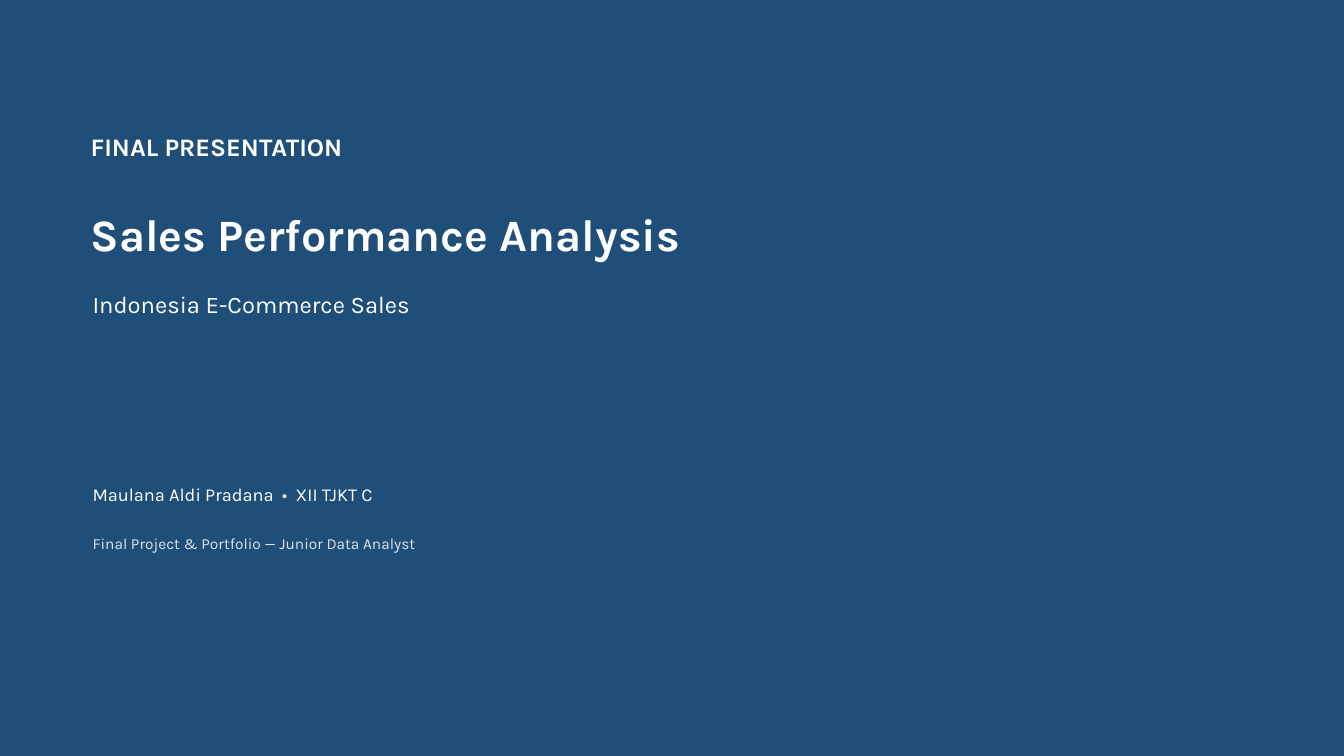
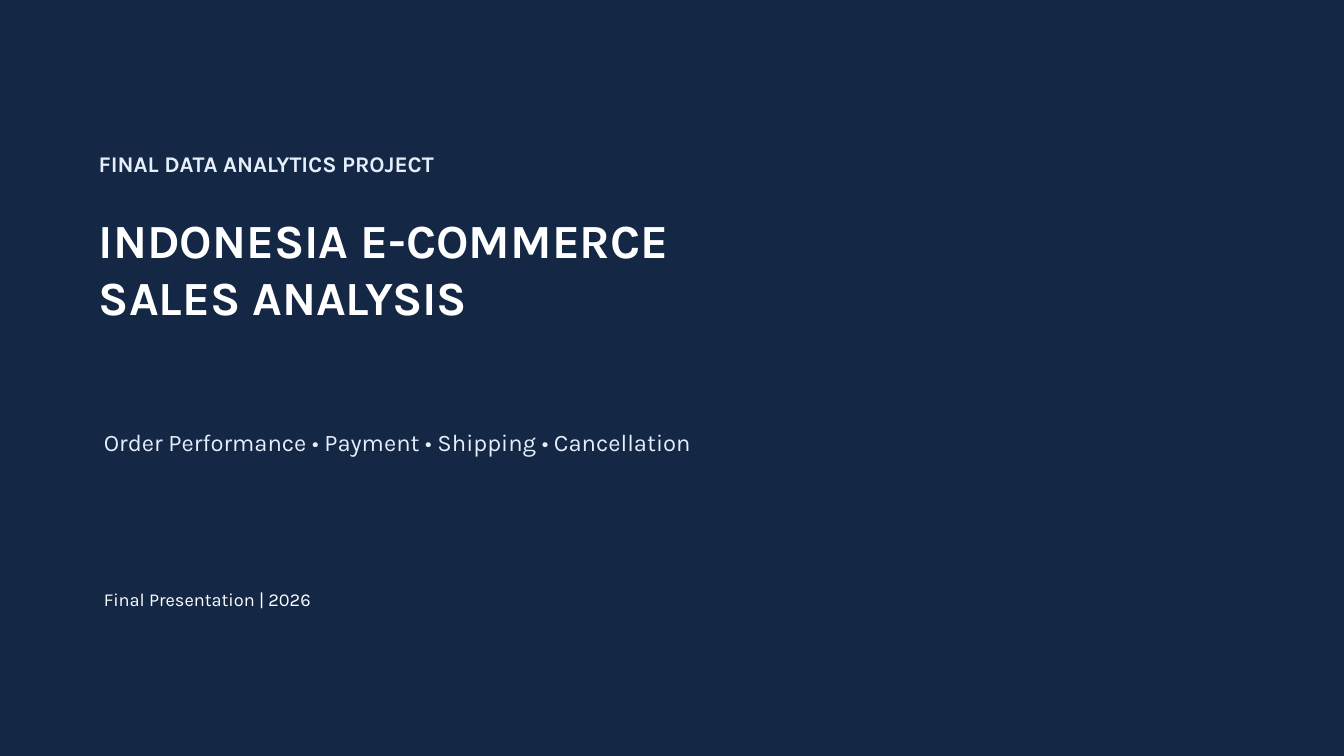
Before and after one commit to Maulana-Devops/Data-Analyst, a slide deck: slide 1 of docs/Final Project/08_Presentation/Final_Presentation.pptx. Drawn at 1344x756 pixels with LibreOffice and Linux fonts; fonts in the diff are those of the drawing. Boxes give left, top, right and bottom in pixels: in the first picture for what was removed or moved away, otherwise in the second. Text is boxed around its words. In the diff, an @@ line names an element or a change of style, - is before the commit and + after.

Commit message:
Update final data analytics project deliverables

```diff
--- a/docs/Final Project/08_Presentation/Final_Presentation.pptx
+++ b/docs/Final Project/08_Presentation/Final_Presentation.pptx
@@ rectangle at bbox=[0, 0, 1344, 756]: fill #1F4E79 to #142745 @@
@@ text at bbox=[99, 157, 434, 173]: text changed; size 18 to 16 pt; text colour #FFFFFF to #E5EEFA @@
-FINAL PRESENTATION
+FINAL DATA ANALYTICS PROJECT
@@ text at bbox=[99, 226, 669, 316]: text changed; size 32 to 34 pt @@
-Sales Performance Analysis
+INDONESIA E-COMMERCE
+SALES ANALYSIS
@@ text removed at bbox=[93, 296, 410, 314] @@
-Indonesia E-Commerce Sales
@@ text added at bbox=[104, 434, 691, 457], 17 pt, text #E5EEFA @@
+Order Performance • Payment • Shipping • Cancellation
@@ text removed at bbox=[93, 538, 415, 553] @@
-Final Project & Portfolio — Junior Data Analyst
@@ text at bbox=[104, 593, 310, 607]: text changed @@
-Maulana Aldi Pradana • XII TJKT C
+Final Presentation | 2026
```
Also in this commit, not shown: 13 slides added, 13 slides removed, 17 other files.
